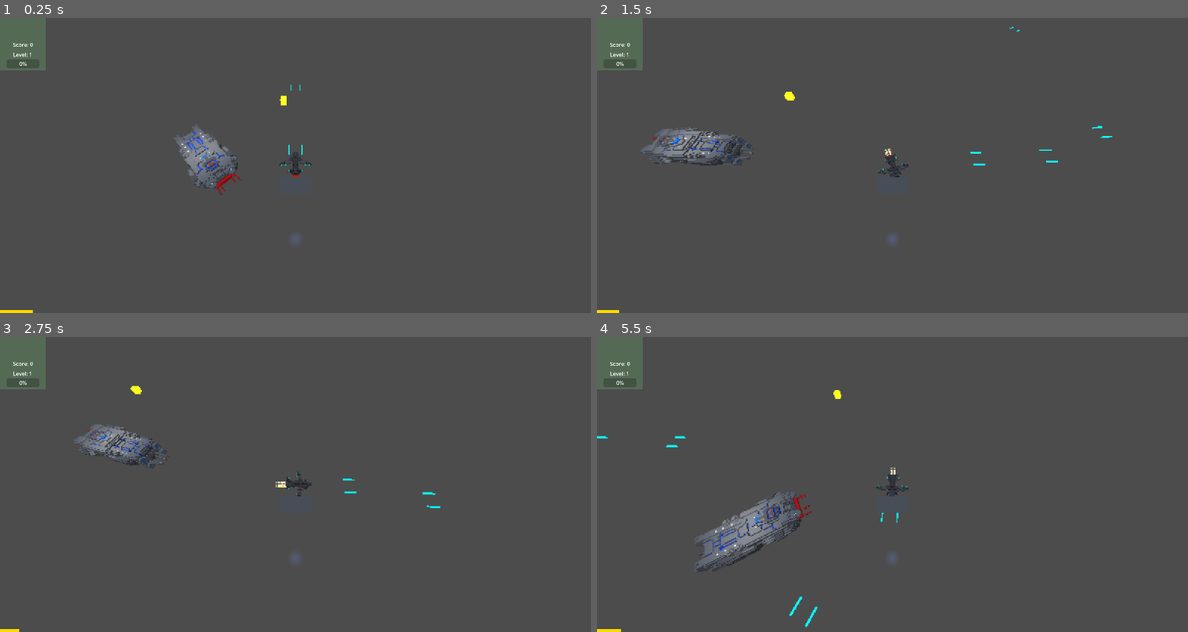
Above: before the commit, frames 1-4 (two rows, left to right).
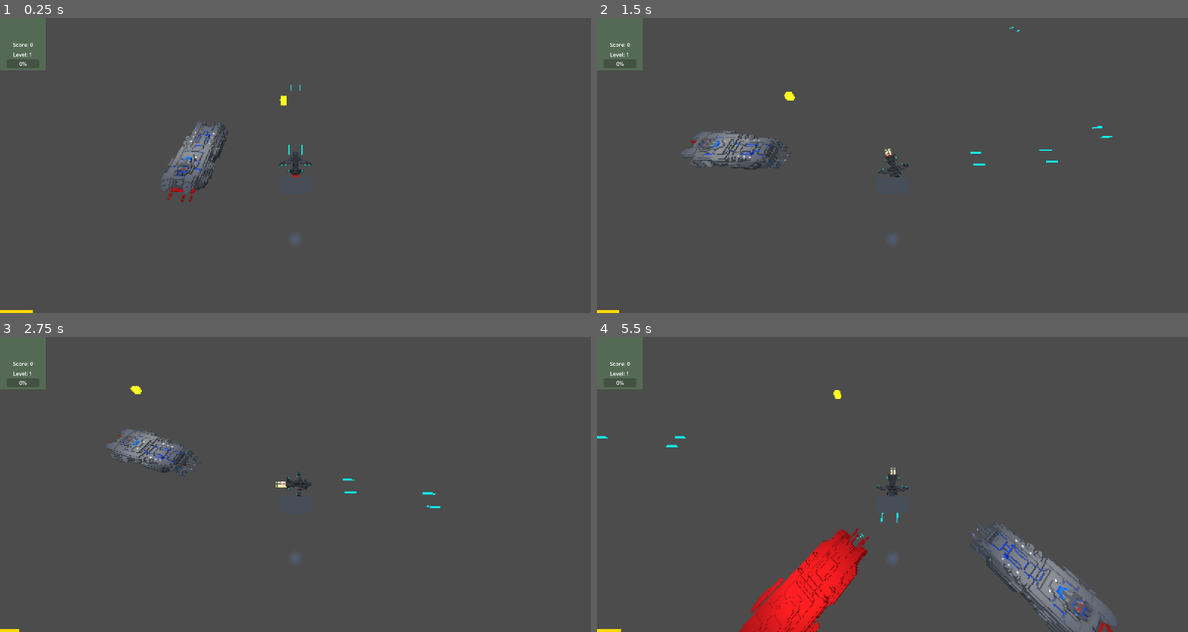
Above: after the commit, the same moments.

Repository: EvergreenSpock/Space-Survivors
Game: Godot game, scene res://Scenes/main_scene.tscn
Same seed, same stepped clock (60 frames per second), same inputs: the game is played once before the commit and once after it. A sky picture missing from this copy of the repository is replaced by a grey-blue gradient.
Inputs (mouse positions are in pixels of both pictures, inside the frame that each line leads up to):
- Up to frame 1 (0.25 s): no input
- Up to frame 2 (1.5 s): move the mouse to (1022, 150) at 0.52 s; hold Right (move_right) 0.53-1.28 s; hold Shift (boost) 0.53-1.28 s; move the mouse to (774, 180) at 1.27 s; hold S (move_back) from 1.28 s (still down); click (774, 180) at 1.35 s
- Up to frame 3 (2.75 s): move the mouse to (354, 419) at 2.02 s; release S (move_back) at 2.03 s; hold Right (move_right) from 2.03 s (still down); hold Shift (boost) from 2.03 s (still down)
- Up to frame 4 (5.5 s): move the mouse to (862, 543) at 2.77 s; release Right (move_right) at 2.78 s; release Shift (boost) at 2.78 s; hold W (move_forward) 2.78-3.53 s; click (862, 543) at 2.85 s; move the mouse to (1069, 528) at 3.52 s; hold Shift (boost) 3.53-4.28 s; hold Left (move_left) 3.53-5.03 s; move the mouse to (715, 440) at 4.27 s; click (715, 440) at 4.35 s; move the mouse to (922, 484) at 5.02 s; hold S (move_back) from 5.03 s (still down); hold Shift (boost) from 5.03 s (still down)

The runs differ from the first frame. In frame 1, 1.4% of the frame differs, in the area x 27-41%, y 35-63%; in frame 2, 1.6%; in frame 3, 1.3%; in frame 4, 8.3%, in the area x 16-88%, y 52-100%.

Commit message:
Added Enemy Spawning
There's a bug but if I fix it, it breaks the spawning

Diff:
--- a/Scenes/bullet_pew_pew.tscn
+++ b/Scenes/bullet_pew_pew.tscn
@@ -33,7 +33,8 @@
 size = Vector3(0.2, 0.2, 2)
 
 [node name="Bullet pew pew" type="RigidBody3D"]
-collision_layer = 0
+collision_layer = 2
+collision_mask = 4
 script = ExtResource("1_1ncwr")
 
 [node name="BulletMesh" type="MeshInstance3D" parent="."]
--- a/Scenes/enemy.tscn
+++ b/Scenes/enemy.tscn
@@ -60,7 +60,6 @@
 
 [node name="ShipMesh" type="MeshInstance3D" parent="."]
 transform = Transform3D(-2, 0, -1.74846e-07, 0, 2, 0, 1.74846e-07, 0, -2, 0, 0, 0)
-layers = 4
 gi_mode = 0
 mesh = ExtResource("1_hghv2")
 
--- /dev/null
+++ b/Scenes/enemy_spawner.gd
@@ -0,0 +1,56 @@
+extends Node3D
+
+@export var enemy_scene: PackedScene
+@export var spawn_interval: float = 2.0
+@export var spawn_radius: float = 200.0
+@export var max_enemies: int = 10
+
+var spawn_timer := 1.0
+var current_enemies: Array = []
+
+@onready var player := get_tree().get_root().get_node("Main Scene/Player")
+
+
+
+
+func _process(delta: float) -> void:
+	spawn_timer += delta
+
+	# Periodically spawn if limit not reached
+	if spawn_timer >= spawn_interval and current_enemies.size() < max_enemies:
+		spawn_timer = 0.0
+		spawn_enemy()
+
+	# Clean up nulls
+	current_enemies = current_enemies.filter(func(e): return is_instance_valid(e))
+
+func spawn_enemy():
+	if enemy_scene == null:
+		push_warning("Enemy scene not assigned!")
+		return
+
+	if not is_instance_valid(player):
+		push_warning("Player not found.")
+		return
+
+	var enemy = enemy_scene.instantiate()
+
+	var offset = Vector3(
+		randf_range(-spawn_radius, spawn_radius),
+		2.0,
+		randf_range(-spawn_radius, spawn_radius)
+	)
+
+	var spawn_position = player.global_position + offset
+	enemy.global_position = spawn_position  # 🔄 Move this before add_child!
+
+	var enemy_container = get_tree().get_current_scene().get_node("EnemyContainer")
+	if not enemy_container:
+		push_error("EnemyContainer not found!")
+		return
+
+	enemy_container.add_child(enemy)
+	current_enemies.append(enemy)
+
+
+	print("Enemy initial position (pre-add): ", spawn_position)
--- a/Scenes/exp.gd
+++ b/Scenes/exp.gd
@@ -7,7 +7,7 @@
 
 
 # Called every frame. 'delta' is the elapsed time since the previous frame.
-func _process(delta: float) -> void:
+func _process(_delta: float) -> void:
 	update_exp_bar()
 	check_level_up()
 
--- a/Scenes/heavy_bullet.tscn
+++ b/Scenes/heavy_bullet.tscn
@@ -33,8 +33,8 @@
 size = Vector3(0.4, 0.4, 4)
 
 [node name="HeavyBullet" type="RigidBody3D"]
-collision_layer = 0
-collision_mask = 3
+collision_layer = 2
+collision_mask = 4
 script = ExtResource("1_tt71b")
 
 [node name="BulletMesh" type="MeshInstance3D" parent="."]
--- a/Scenes/main_scene.tscn
+++ b/Scenes/main_scene.tscn
@@ -7,6 +7,7 @@
 [ext_resource type="Script" uid="uid://crwcjkj3lujl7" path="res://Scripts/fuel_meter.gd" id="3_x6ack"]
 [ext_resource type="PackedScene" uid="uid://cgp6fcnhlaaqu" path="res://Scenes/enemy.tscn" id="5_iacmt"]
 [ext_resource type="PackedScene" uid="uid://cll7f8v3dpl34" path="res://Scenes/xp_orb.tscn" id="7_maf8m"]
+[ext_resource type="Script" uid="uid://b501v7kgpx7xt" path="res://Scenes/enemy_spawner.gd" id="8_huasi"]
 
 [sub_resource type="PanoramaSkyMaterial" id="PanoramaSkyMaterial_jv6wh"]
 panorama = ExtResource("2_6l7je")
@@ -24,9 +25,9 @@
 [sub_resource type="BoxMesh" id="BoxMesh_6l7je"]
 size = Vector3(1000, 1, 1000)
 
-[sub_resource type="CylinderMesh" id="CylinderMesh_maf8m"]
+[node name="Main Scene" type="Node3D"]
 
-[node name="Main Scene" type="Node3D"]
+[node name="EnemyContainer" type="Node3D" parent="."]
 
 [node name="Player" parent="." instance=ExtResource("1_52fb6")]
 transform = Transform3D(1, 0, 0, 0, 1, 0, 0, 0, 1, 0, 0.5, 0)
@@ -45,29 +46,32 @@
 color = Color(1, 0.854902, 0, 1)
 script = ExtResource("3_x6ack")
 
+[node name="MeshInstance3D" type="MeshInstance3D" parent="Player"]
+
 [node name="WorldEnvironment" type="WorldEnvironment" parent="."]
 environment = SubResource("Environment_iacmt")
 
-[node name="StaticBody3D" type="StaticBody3D" parent="."]
+[node name="Ground" type="StaticBody3D" parent="."]
 visible = false
 
-[node name="CollisionShape3D" type="CollisionShape3D" parent="StaticBody3D"]
+[node name="GroundCollision" type="CollisionShape3D" parent="Ground"]
 transform = Transform3D(1, 0, 0, 0, 1, 0, 0, 0, 1, 0, -2, 0)
+visible = false
 shape = SubResource("BoxShape3D_6l7je")
 
-[node name="MeshInstance3D" type="MeshInstance3D" parent="StaticBody3D"]
+[node name="GroundMesh" type="MeshInstance3D" parent="Ground"]
 transform = Transform3D(1, 0, 0, 0, 1, 0, 0, 0, 1, 0, -2, 0)
+visible = false
 mesh = SubResource("BoxMesh_6l7je")
-skeleton = NodePath("../CollisionShape3D")
-
-[node name="MeshInstance3D" type="MeshInstance3D" parent="StaticBody3D/MeshInstance3D"]
-transform = Transform3D(12.5699, 0, 0, 0, 25.3539, 0, 0, 0, 10.9565, -165.177, 2.69128, 0)
-cast_shadow = 0
-gi_mode = 0
-mesh = SubResource("CylinderMesh_maf8m")
+skeleton = NodePath("../GroundCollision")
 
 [node name="Enemy" parent="." instance=ExtResource("5_iacmt")]
 transform = Transform3D(1, 0, 0, 0, 1, 0, 0, 0, 1, -10.578, 1, -1.464)
 
 [node name="xp_orb" parent="." instance=ExtResource("7_maf8m")]
 transform = Transform3D(1, 0, 0, 0, 1, 0, 0, 0, 1, -2.55674, -1.01817, -16.503)
+
+[node name="EnemySpawner" type="Node3D" parent="."]
+transform = Transform3D(12.5699, 0, 0, 0, 25.3539, 0, 0, 0, 10.9565, -1000, 2, 1000)
+script = ExtResource("8_huasi")
+enemy_scene = ExtResource("5_iacmt")
--- a/Scenes/player.tscn
+++ b/Scenes/player.tscn
@@ -79,6 +79,7 @@
 
 [node name="ShipMesh" type="MeshInstance3D" parent="Pivot"]
 transform = Transform3D(2, 0, 0, 0, -2, 3.01992e-07, 0, -3.01992e-07, -2, 0, 0, 0)
+layers = 9
 cast_shadow = 0
 mesh = ExtResource("1_v0iea")
 skin = SubResource("Skin_vgqql")
--- a/Scenes/score.gd
+++ b/Scenes/score.gd
@@ -7,7 +7,7 @@
 
 
 # Called every frame. 'delta' is the elapsed time since the previous frame.
-func _process(delta: float) -> void:
+func _process(_delta: float) -> void:
 	update_score()
 
 func update_score():
--- a/Scripts/enemy.gd
+++ b/Scripts/enemy.gd
@@ -1,12 +1,13 @@
 extends "res://Scripts/ship.gd"
 
-@export var desired_distance := 25.0
-@export var distance_tolerance := 1.0
+@export var desired_distance := 20.0
+@export var distance_tolerance := 5.0
+@export var max_distance := 35.0
 #@export var fire_cooldown := 0
-@export var speed := 15
+@export var speed := 30
 
 @onready var gunBarrel = $"Pew Pew/RayCast3D"
-@onready var player := get_node("../Player")
+@onready var player := get_tree().get_root().get_node("Main Scene/Player")
 var can_fire := true
 var bullet = load("res://Scenes/heavy_bullet.tscn")
 var instance
@@ -14,6 +15,7 @@
 
 func _ready() -> void:
 	xp_orb_scene = preload("res://Scenes/xp_orb.tscn")
+	print("Enemy ready at: ", global_position)
 
 func ai_get_direction():
 	var to_player = player.global_position - global_position
@@ -21,14 +23,16 @@
 
 	if distance < desired_distance - distance_tolerance:
 		can_fire = false
-		return -to_player
-	elif distance > desired_distance + distance_tolerance:
+		return -to_player  # Too close → retreat
+	elif distance <= desired_distance + distance_tolerance:
 		can_fire = true
-		return to_player
+		return Vector3.ZERO  # In sweet spot → hold position
+	elif distance <= max_distance:
+		can_fire = true
+		return to_player  # Within range → approach
 	else:
-		can_fire = true
-		# In sweet spot — stay still
-		return Vector3.ZERO
+		can_fire = false
+		return to_player  # Too far → pursue aggressively
 
 func ai_move():
 	var direction = ai_get_direction()
--- a/Scripts/ship.gd
+++ b/Scripts/ship.gd
@@ -34,7 +34,7 @@
 	flash_damage()
 
 
-	print("Ship took ", amount, " damage! Remaining health: ", health)
+	#print("Ship took ", amount, " damage! Remaining health: ", health)
 
 	emit_stats()
 
--- a/Scripts/xp_orb.gd
+++ b/Scripts/xp_orb.gd
@@ -5,8 +5,6 @@
 @export var move_speed: float = 7.0
 
 var player
-
-signal xp_collected(amount: int)
 
 func _ready():
 	player = get_tree().get_current_scene().find_child("Player", true, false)
Not shown, added: Scenes/enemy_spawner.gd.uid
